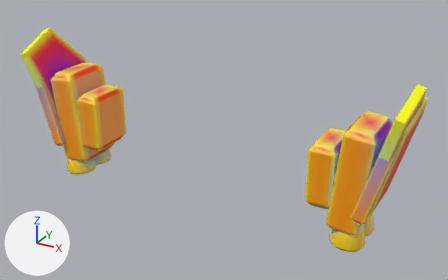
The glTF model models/parts/llm_gen_leg_thrusters_008_c89d96.glb, before and after one commit.
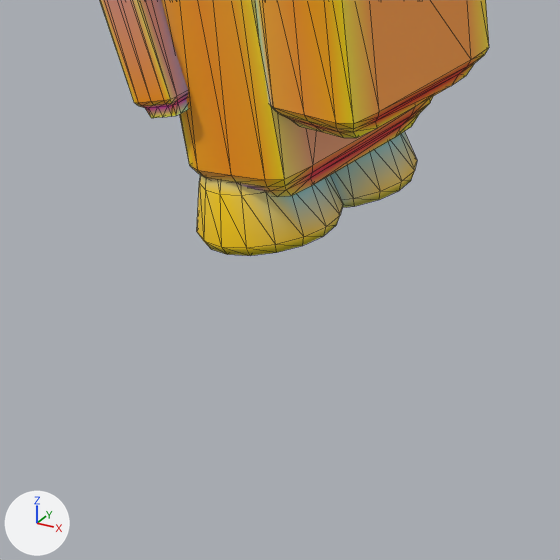
The first picture shows the older version from a 50 mm lens placed at (62.5, -103.8, 52.7), pointed at (3.8, 2.9, -0.6). The close-ups show the older and then the newer version on the part from 6% to 31% of the width and 44% to 84% of the height of that picture. Only the edits that show in the close-ups are written down. Lighting does not change. The marker at lower left points along +X, +Y and +Z. The close-ups show mesh edges as thin lines. Vertices at exactly the same position are counted once.

In view in the first close-up: 'adapter_calf_clamp_l', 'ankle_vector_bell_a_3_vernier_bell_vernier_l', 'ankle_vector_bell_b_4_vernier_bell_vernier_l', 'fin_leading_edge_2_gold_l', 'greave_pylon_0_adapter_dark_l'.
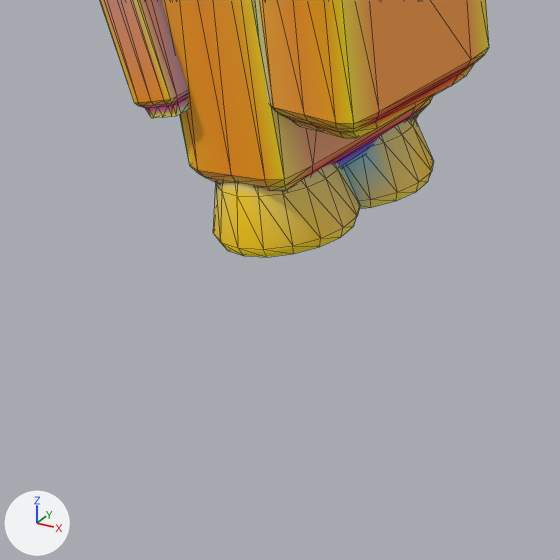
Diff of the bpy script that builds the scene:
```diff
--- a/models/parts/llm_gen_leg_thrusters_008_c89d96.glb.py
+++ b/models/parts/llm_gen_leg_thrusters_008_c89d96.glb.py
@@ me_greave_pylon_0_adapter_dark_l @@
 me_greave_pylon_0_adapter_dark_l.from_pydata(...)  # 114 vertices, 224 faces; spans x -38.0..-29.7, y -4.1..8.1, z -12.1..10.1
 # used by ob_greave_pylon_0_adapter_dark_l; location = (0.0, 0.0, 0.0)
+# me_greave_pylon_0_adapter_dark_l part 1: 91 faces centred in x -37.3..-29.7, y -4.1..8.0, z -11.9..1.8 are repainted in the vertex colours, in many colours
 me_greave_pylon_0_adapter_dark_l.materials.append(mat_defaultmaterial_003)
@@ me_ankle_vector_bell_a_3_vernier_bell_vernier_l @@
 # used by ob_ankle_vector_bell_a_3_vernier_bell_vernier_l; location = (0.0, 0.0, 0.0)
-me_ankle_vector_bell_a_3_vernier_bell_vernier_l.from_pydata(...)  # 82 vertices, 160 faces; spans x -37.08..-29.97, y 1.22..8.36, z -15.05..-7.8
+me_ankle_vector_bell_a_3_vernier_bell_vernier_l.from_pydata(...)  # 82 vertices, 160 faces; spans x -35.99..-28.89, y 1.22..8.36, z -14.86..-7.61
+# me_ankle_vector_bell_a_3_vernier_bell_vernier_l part 2: the whole mesh is moved by (1.08, 0.0, 0.19)
 me_ankle_vector_bell_a_3_vernier_bell_vernier_l.materials.append(mat_defaultmaterial_009)
@@ me_ankle_vector_bell_b_4_vernier_bell_vernier_l @@
 # used by ob_ankle_vector_bell_b_4_vernier_bell_vernier_l; location = (0.0, 0.0, 0.0)
-me_ankle_vector_bell_b_4_vernier_bell_vernier_l.from_pydata(...)  # 82 vertices, 160 faces; spans x -37.08..-29.97, y -4.61..2.53, z -15.05..-7.8
+me_ankle_vector_bell_b_4_vernier_bell_vernier_l.from_pydata(...)  # 82 vertices, 160 faces; spans x -35.99..-28.89, y -4.61..2.53, z -14.86..-7.61
+# me_ankle_vector_bell_b_4_vernier_bell_vernier_l part 3: the whole mesh is moved by (1.08, 0.0, 0.19)
 me_ankle_vector_bell_b_4_vernier_bell_vernier_l.materials.append(mat_defaultmaterial_013)
```

Boxes [x1, y1, x2, y2] around the edits, measured in the close-ups (560 x 560 px):
'ankle_vector_bell_b_4_vernier_bell_vernier_l', moved: before [197, 175, 343, 256]; after [213, 163, 360, 257]
'ankle_vector_bell_a_3_vernier_bell_vernier_l', moved: before [330, 131, 417, 208]; after [343, 119, 434, 209]
part 1 of me_greave_pylon_0_adapter_dark_l, recoloured: [198, 99, 431, 192] in both
